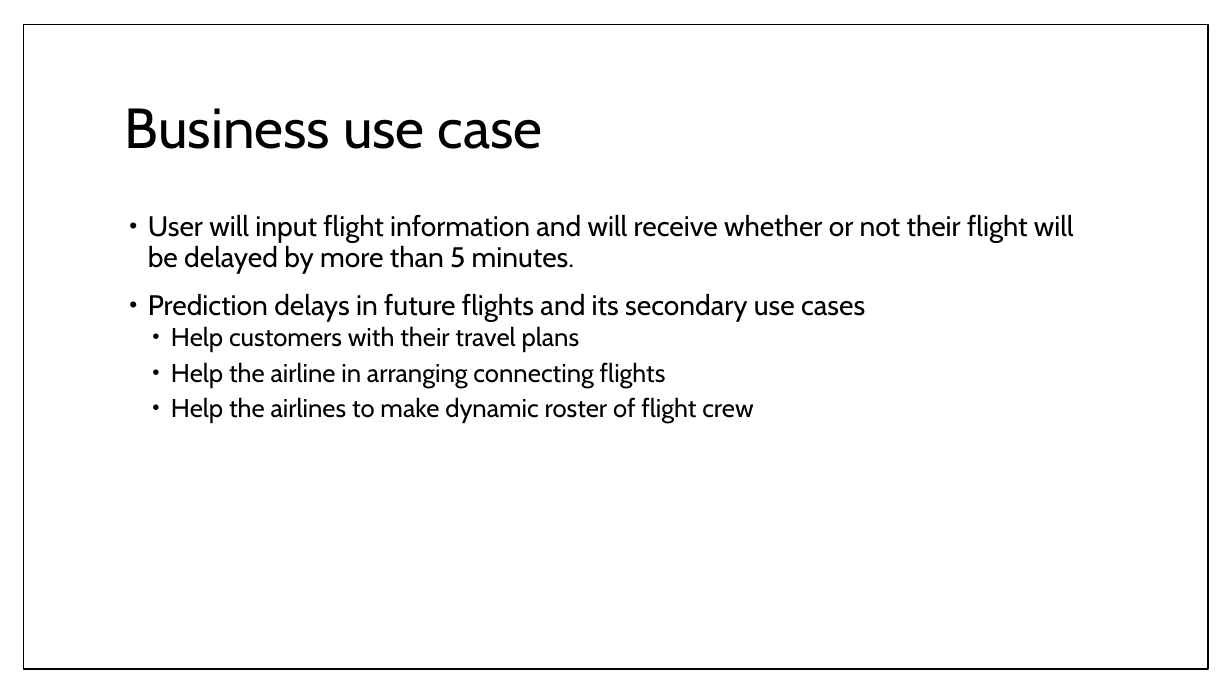
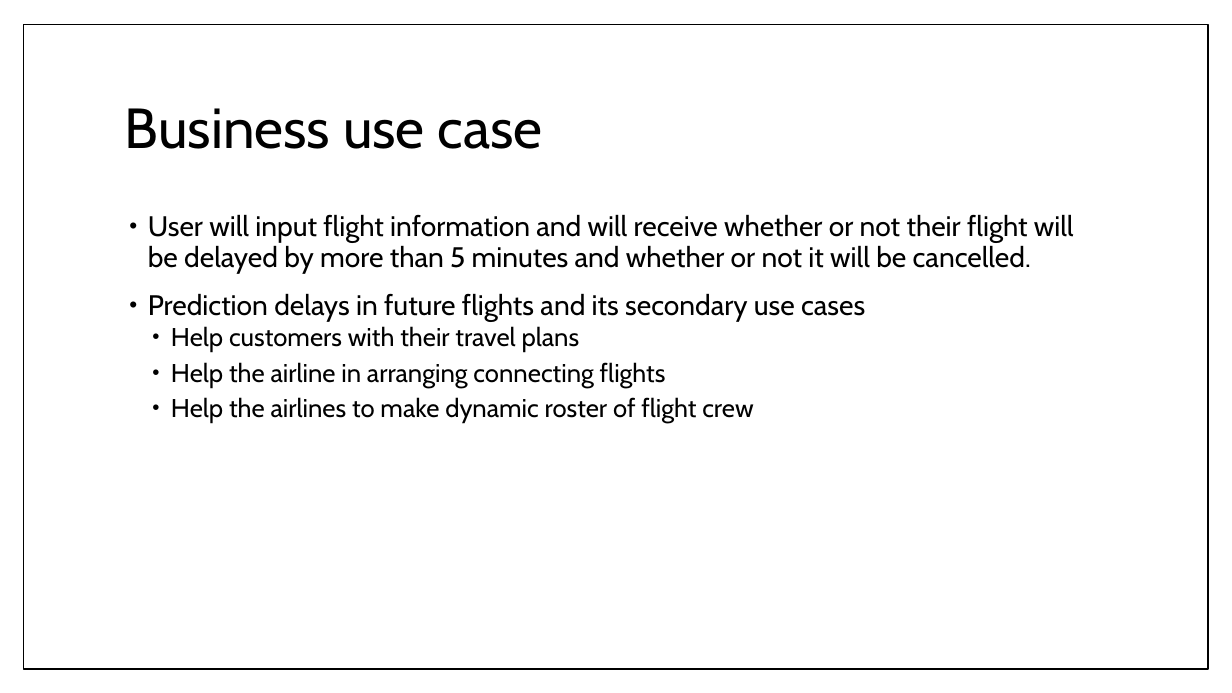
Before and after one commit to RoAjinkya/FlightDelay, a slide deck: slide 2 of docs/Final Presentation_FlightDelay.pptx. Drawn at 1232x693 pixels with LibreOffice and Linux fonts; fonts in the diff are those of the drawing. Boxes give left, top, right and bottom in pixels: in the first picture for what was removed or moved away, otherwise in the second. Text is boxed around its words. In the diff, an @@ line names an element or a change of style, - is before the commit and + after.

```diff
--- a/docs/Final Presentation_FlightDelay.pptx
+++ b/docs/Final Presentation_FlightDelay.pptx
@@ text at <box>148,214,1074,273</box>: text changed @@
-• User will input flight information and will receive whether or not their flight will be delayed by more than 5 minutes.
+• User will input flight information and will receive whether or not their flight will be delayed by more than 5 minutes and whether or not it will be cancelled.
```
Also in this commit, not shown: 6 other slides changed, 2 slides added, 1 slide removed.
